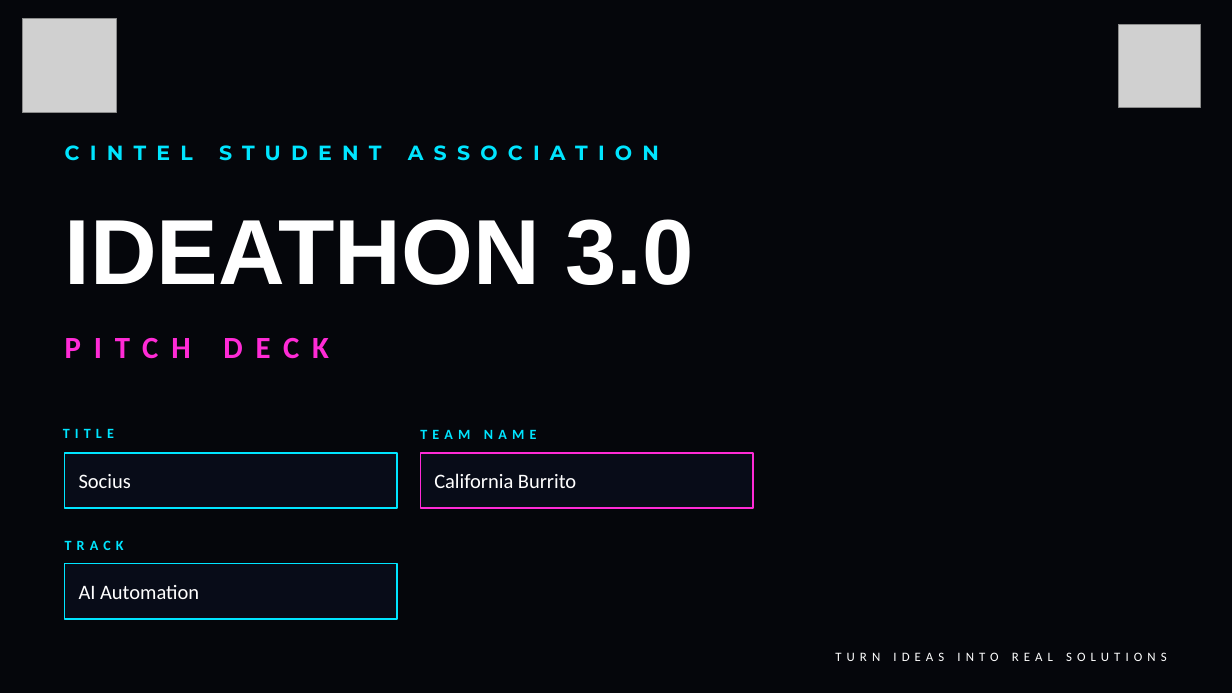
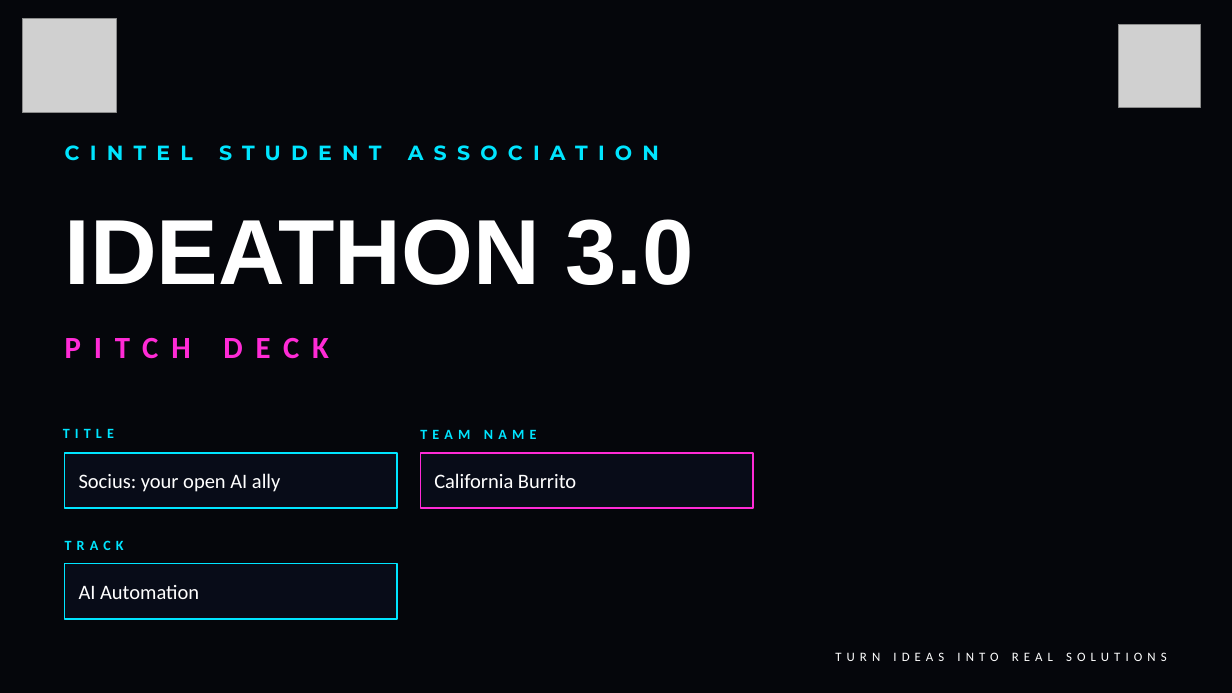
Before and after one commit to solnikhil/Socius, a slide deck: slide 1 of docs/pitch/ideathon-3.0/Socius_Ideathon_3.0_HQ_Final.pptx. Drawn at 1232x693 pixels with LibreOffice and Linux fonts; fonts in the diff are those of the drawing; grey boxes stand for pictures; background and template pictures are left out. Boxes give left, top, right and bottom in pixels: in the first picture for what was removed or moved away, otherwise in the second. Text is boxed around its words. In the diff, an @@ line names an element or a change of style, - is before the commit and + after.

```diff
--- a/docs/pitch/ideathon-3.0/Socius_Ideathon_3.0_HQ_Final.pptx
+++ b/docs/pitch/ideathon-3.0/Socius_Ideathon_3.0_HQ_Final.pptx
@@ text at (79, 473, 280, 492): text changed @@
-Socius
+Socius: your open AI ally
```
Also in this commit, not shown: 6 other slides changed, 10 other files.
